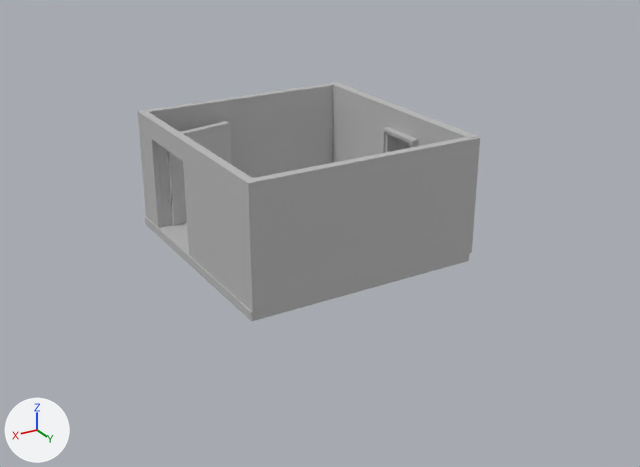
One commit to the FBX model Assets/Bedroom.fbx: the scene before it, then after it.
Camera for both pictures: a 50 mm lens placed at (0.835, 1.15, 0.574), pointed at (0.171, 0.044, 0.021). Every picture has the same lights, and +X, +Y and +Z are marked at lower left. Where no turn or scale is listed for an object, it has been applied to the vertices.
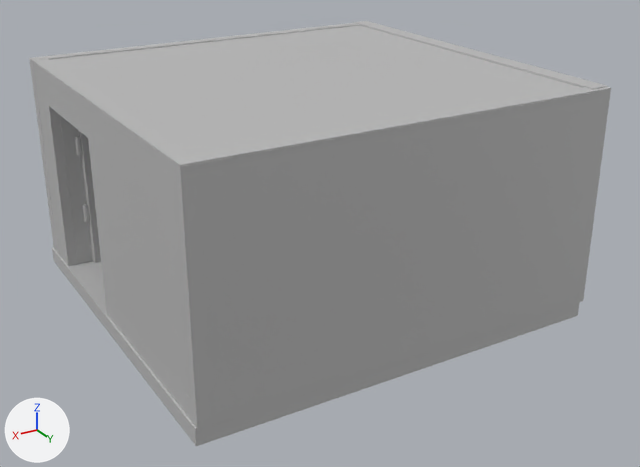
Commit message: Made a ceiling for the bedroom

Changed parts and their boxes [x1, y1, x2, y2] in the pictures (640 x 467 px; the box of a moved part takes in the faces that stretch with it):
'pCube22', reshaped, moved (69% wider, 77% taller)
    before: [137, 82, 480, 321]
    after: [29, 21, 611, 446]
part 1 of me_mesh, moved or reshaped
    before: [167, 121, 232, 226]
    after: [78, 130, 101, 263]
part 2 of me_mesh, moved or reshaped (not visible afterwards)
    before: [382, 127, 418, 145]
part 3 of me_mesh, moved or reshaped (not visible afterwards)
    before: [410, 141, 418, 148]
part 4 of me_mesh, moved or reshaped
    before: [141, 112, 252, 305]
    after: [33, 59, 192, 412]
part 5 of me_mesh, added
    after: [60, 116, 92, 263]
part 6 of me_mesh, moved or reshaped
    before: [243, 137, 480, 312]
    after: [172, 87, 611, 429]
part 7 of me_mesh, moved or reshaped (not visible afterwards)
    before: [381, 129, 397, 153]
part 8 of me_mesh, moved or reshaped
    before: [329, 82, 478, 163]
    after: [353, 21, 608, 89]
part 9 of me_mesh, moved or reshaped
    before: [137, 84, 333, 221]
    after: [29, 23, 360, 255]
part 10 of me_mesh, added
    after: [52, 247, 580, 446]
part 11 of me_mesh, added
    after: [75, 137, 82, 156]
part 12 of me_mesh, added
    after: [83, 204, 89, 222]
part 13 of me_mesh, added
    after: [34, 26, 595, 167]
part 14 of me_mesh, deleted
    before: [145, 139, 469, 321]

What changed in the scene script:
```text
Change me_mesh:
    used by ob_pcube22; location = (0.182, 0.001, 0.092)
    remove me_mesh.from_pydata(...)  # 450 vertices, 509 faces; spans x -0.19..0.19, y -0.199..0.199, z -0.099..0.099
    add me_mesh.from_pydata(...)  # 571 vertices, 609 faces; spans x -0.325..0.325, y -0.312..0.312, z -0.18..0.18
    me_mesh part 1: the loose piece of 8 vertices spanning x 0.044..0.166, y -0.171..-0.134, z -0.086..0.067 is scaled about the mesh origin by (1.71, 1.56, 1.82)
    me_mesh part 2: the loose piece of 14 vertices spanning x -0.19..-0.162, y -0.01..0.073, z 0.055..0.065 is scaled about the mesh origin by (1.71, 1.56, 1.82)
    me_mesh part 3: the loose piece of 14 vertices spanning x -0.189..-0.161, y 0.063..0.073, z -0.02..0.063 is scaled about the mesh origin by (1.71, 1.56, 1.82)
    me_mesh part 4: the loose piece of 28 vertices spanning x 0.165..0.188, y -0.184..0.194, z -0.087..0.098 is scaled about the mesh origin by (1.71, 1.56, 1.82)
    me_mesh part 5: a new loose piece, a box spanning x 0.281..0.307, y -0.235..-0.22, z -0.153..0.135, in mat_lambert1 (grey #bcbcbc)
    me_mesh part 6: the loose piece of 14 vertices spanning x -0.189..0.189, y 0.175..0.199, z -0.086..0.099 is scaled about the mesh origin by (1.71, 1.56, 1.82)
    me_mesh part 7: the loose piece of 14 vertices spanning x -0.189..-0.161, y -0.01..0.0, z -0.02..0.063 is scaled about the mesh origin by (1.71, 1.56, 1.82)
    me_mesh part 8: the loose piece of 22 vertices spanning x -0.19..-0.164, y -0.197..0.194, z -0.087..0.099 is scaled about the mesh origin by (1.71, 1.56, 1.82)
    me_mesh part 9: the loose piece of 14 vertices spanning x -0.189..0.189, y -0.197..-0.173, z -0.086..0.099 is scaled about the mesh origin by (1.71, 1.56, 1.82)
    me_mesh part 10: a new loose piece, a box spanning x -0.317..0.325, y -0.312..0.309, z -0.18..-0.155, in mat_lambert1 (grey #bcbcbc)
    me_mesh part 11: a new loose piece, a 20-sided cylinder along z spanning x 0.2803..0.2881, y -0.2204..-0.2133, z 0.0352..0.0649, in mat_lambert1 (grey #bcbcbc)
    me_mesh part 12: a new loose piece, a 20-sided cylinder along z spanning x 0.2803..0.2881, y -0.2204..-0.2133, z -0.0797..-0.0501, in mat_lambert1 (grey #bcbcbc)
    me_mesh part 13: a new loose piece of 121 vertices spanning x -0.3..0.322, y -0.311..0.312, z 0.177, in mat_lambert1 (grey #bcbcbc)
    me_mesh part 14: 9 loose pieces with 140 vertices, spanning x -0.189..0.19, y -0.199..0.198, z -0.099..0.076, are deleted
Change ob_pcube22:
    ob_pcube22.location: (0.182, 0.001, 0.092) -> (0.182, 0.002, 0.092)
```
